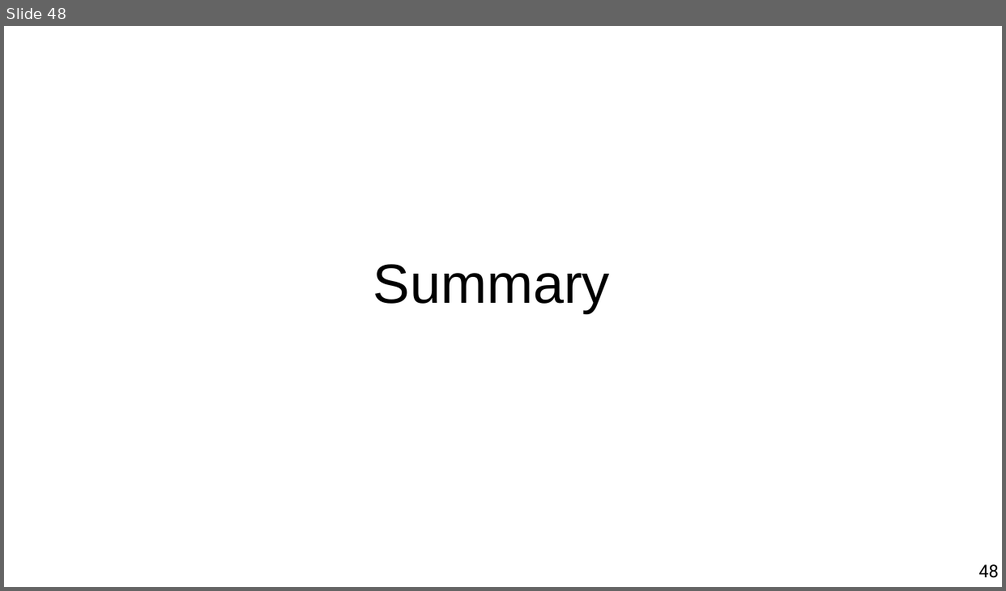
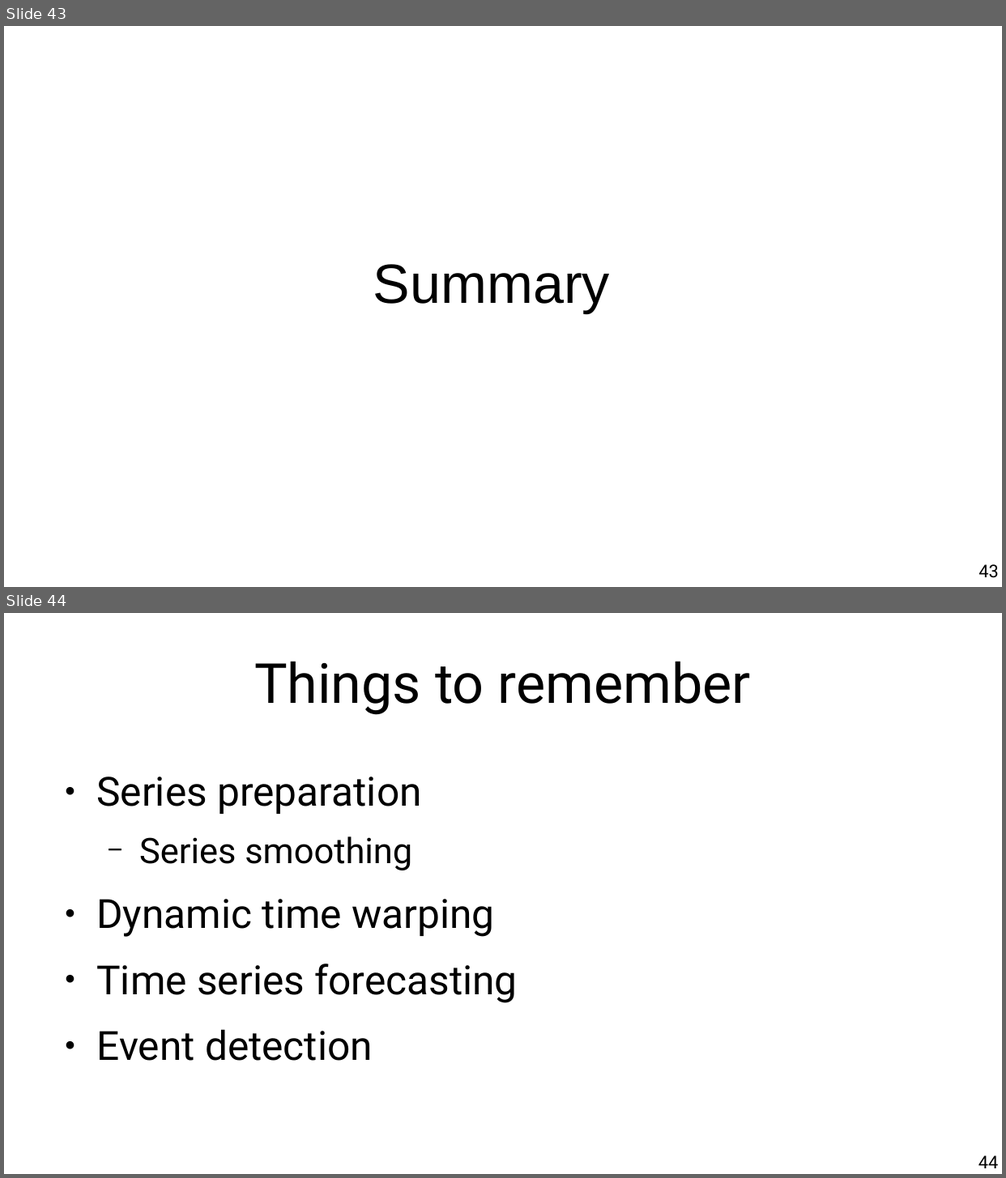
Before and after one commit to marco-calautti/data-mining-course, a slide deck: theory/tt11_time_series.odp. Shown one above the other, each under a label of ours: slide 48 before the commit, slides 43 and 44 after it. The pictures are 1006x591 and 1006x1178 pixels, drawn with LibreOffice and Linux fonts; fonts in the diff are those of the drawing. Boxes give left, top, right and bottom in pixels: in the first picture for what was removed or moved away, otherwise in the second. Text is boxed around its words. In the diff, an @@ line names an element or a change of style, - is before the commit and + after.

Commit message:
Before forecasting

```diff
--- a/theory/tt11_time_series.odp
+++ b/theory/tt11_time_series.odp
@@ slide 44 added at bbox=[4, 613, 1002, 1174], background #FFFFFF @@
@@ title added at bbox=[254, 661, 751, 715], 44 pt, text #000000 @@
+Things to remember
@@ text added at bbox=[96, 777, 517, 1061], 32 pt, text #000000 @@
+● Series preparation
+  − Series smoothing
+● Dynamic time warping
+● Time series forecasting
+● Event detection
@@ page number added at bbox=[978, 1156, 998, 1169], 14 pt, text #000000 @@
+44
@@ what was slide 48 is now slide 43 @@
@@ page number at bbox=[978, 565, 998, 578]: text changed @@
-48
+43
```
Also in this commit, not shown: 7 slides changed, 1 other slide added, 7 slides removed.
